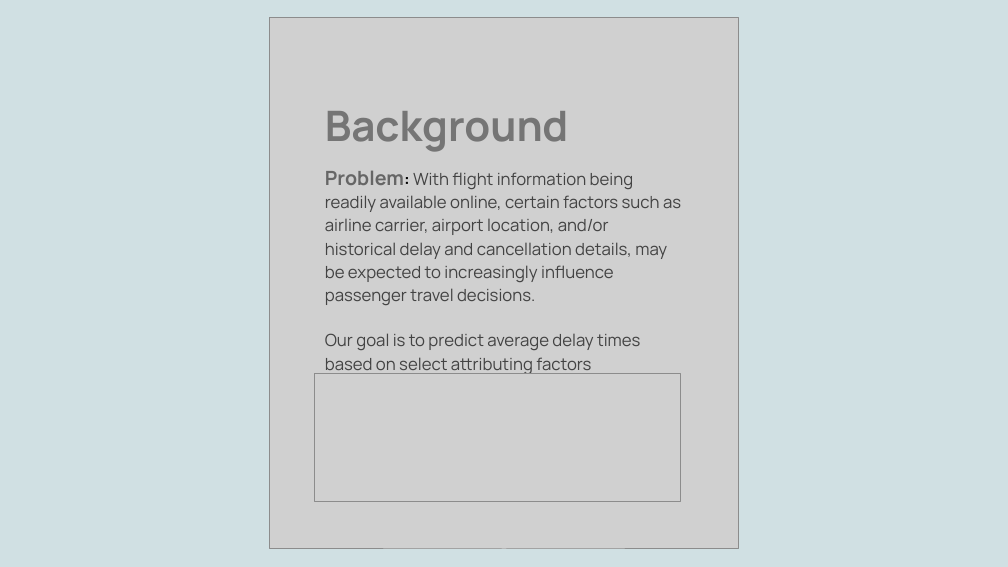
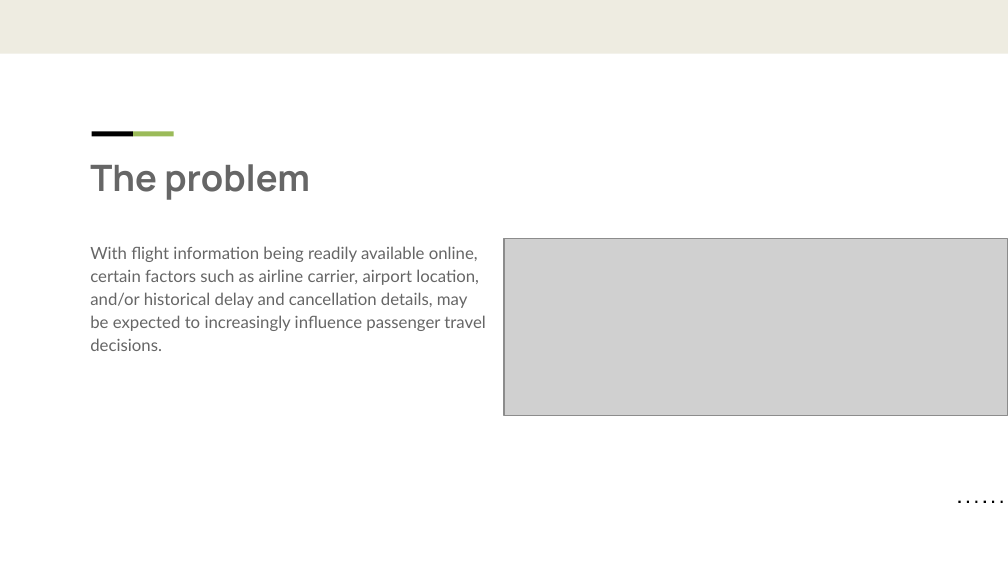
Before and after one commit to ArwaSheraky/Flight-Delay-Prediction, a slide deck: slide 3 of CEDB 1260 Final project.pptx (slide 2 before the commit). Drawn at 1008x567 pixels with LibreOffice and Linux fonts; fonts in the diff are those of the drawing; grey boxes stand for pictures. Boxes give left, top, right and bottom in pixels: in the first picture for what was removed or moved away, otherwise in the second. Text is boxed around its words. In the diff, an @@ line names an element or a change of style, - is before the commit and + after.

```diff
--- a/CEDB 1260 Final project.pptx
+++ b/CEDB 1260 Final project.pptx
@@ background #D0E0E3 to #FFFFFF @@
@@ rectangle added at (0, 0, 1008, 53), fill #EEECE1 @@
@@ picture removed at (269, 18, 738, 549) @@
@@ text removed at (325, 111, 569, 152) @@
-Background
@@ rectangle added at (92, 131, 133, 136), fill #000000 @@
@@ rectangle added at (132, 131, 173, 136), fill #9BBB59 @@
@@ text added at (90, 164, 310, 200), 26 pt, text #666666, bold @@
+The problem
@@ picture: place and size @@
-picture at (314, 373, 680, 501)
+picture at (504, 239, 1008, 415)
@@ text at (90, 246, 485, 351): text changed; font Manrope to Lato; text colour #434343 to #666666 @@
-Problem: With flight information being readily available online, certain factors such as airline carrier, airport location, and/or historical delay and cancellation details, may be expected to increasingly influence passenger travel decisions.
-Our goal is to predict average delay times based on select attributing factors
+With flight information being readily available online, certain factors such as airline carrier, airport location, and/or historical delay and cancellation details, may be expected to increasingly influence passenger travel decisions.
@@ freeform shape added at (955, 502, 1008, 502), outline #000000 1.5 pt @@
```
Also in this commit, not shown: 4 other slides changed, 7 slides added, 4 slides removed.
